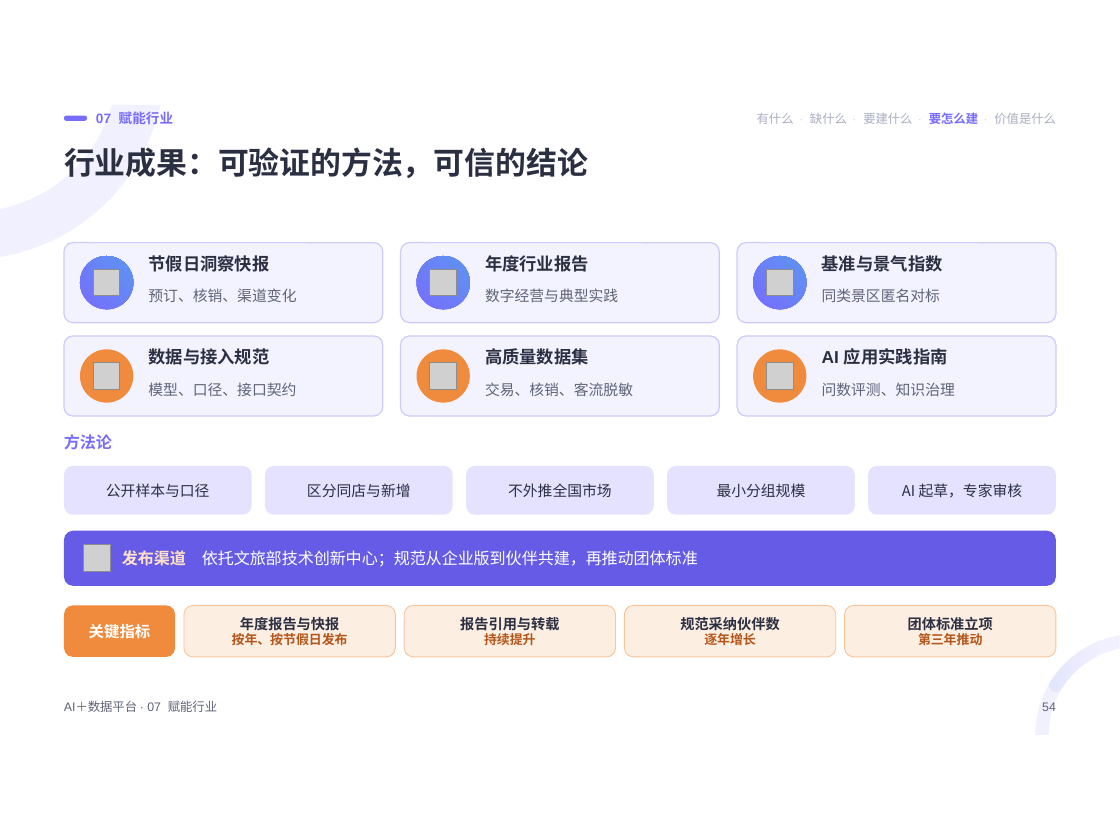
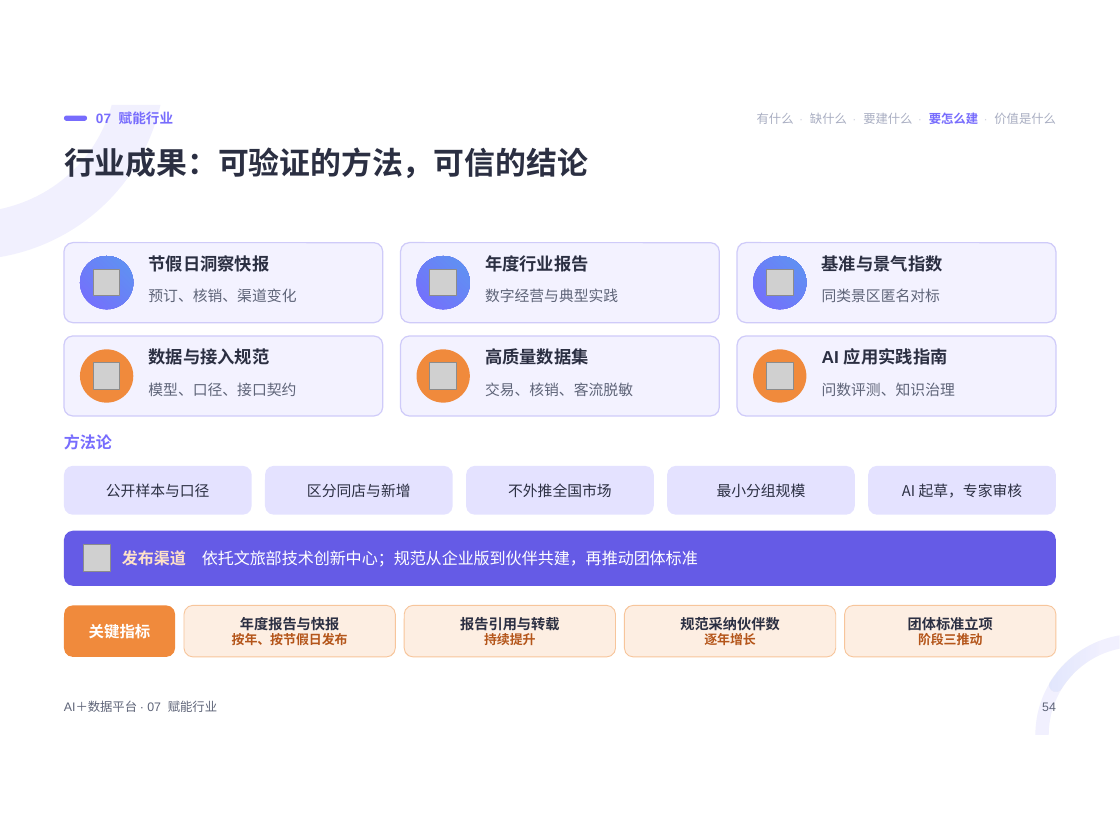
Before and after one commit to keanying/relevance, a slide deck: slide 54 of AI＋数据平台.pptx. Drawn at 1120x840 pixels with LibreOffice and Linux fonts; fonts in the diff are those of the drawing; grey boxes stand for pictures. Boxes give left, top, right and bottom in pixels: in the first picture for what was removed or moved away, otherwise in the second. Text is boxed around its words. In the diff, an @@ line names an element or a change of style, - is before the commit and + after.

```diff
--- a/AI＋数据平台.pptx
+++ b/AI＋数据平台.pptx
@@ text in rounded rectangle at (918,633,982,645): text changed @@
-第三年推动
+阶段三推动
```
Also in this commit, not shown: 13 other slides changed, 1 other file.
